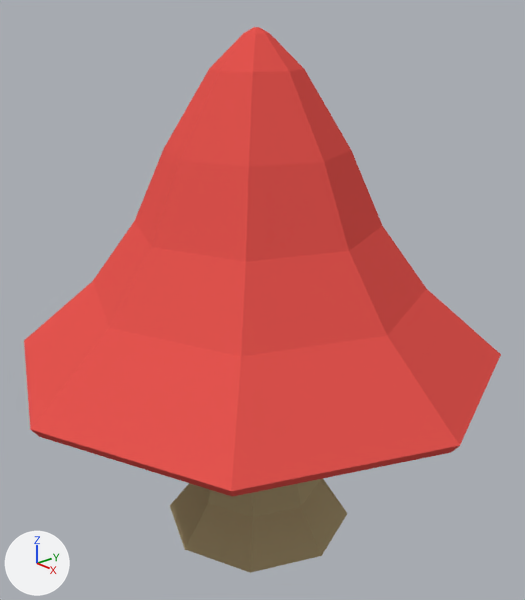
What one commit did to the Blender file Balloon/Mushroom2.blend.
The view is the same before and after, from a camera (50 mm lens) standing at (5.15, -4.41, 4.12) and looking at (0.04, 0.04, 1.52). The lights are fixed; the arrows at lower left show +X, +Y and +Z.

The scene before the commit, as lines of its bpy script (objects in view):
```python
me_cylinder = bpy.data.meshes.new('Cylinder')
me_cylinder.from_pydata(...)  # 128 vertices, 122 faces; spans x -2.44..2.44, y -2.44..2.44, z -1.0..4.06
# faces by material slot: [89, 33]
me_cylinder.materials.append(mat_mushroom_top)  # red #e75650
me_cylinder.materials.append(mat_mushroom_bottom)  # beige #aa9b75
ob_cylinder = bpy.data.objects.new('Cylinder', me_cylinder)
ob_cylinder.location = (0.0, 0.0, 0.0)
```
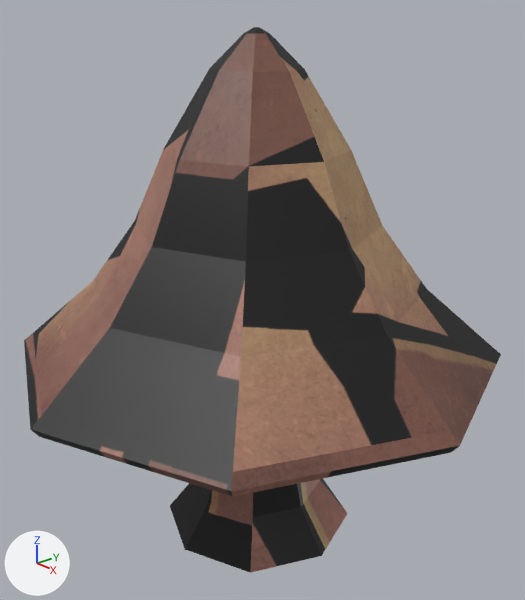
The newer file is also turned or shifted as a whole; pictures and numbers use the older file's frame.

Patch to the scene script:
```diff
--- a/Balloon/Mushroom2.blend.py
+++ b/Balloon/Mushroom2.blend.py
@@ img_mushroom_2_uv_001 @@
+img_mushroom_2_uv_001 = load_image('Mushroom_2_UV.001', '../UV Maps/Mushroom_1_UV.png', 2048, 2048, 'sRGB')
@@ mat_mushroom_2_uv_001 @@
+mat_mushroom_2_uv_001 = principled_material('Mushroom_2_UV.001')
+mat_mushroom_2_uv_001.texture = img_mushroom_2_uv_001
@@ me_cylinder @@
 me_cylinder.from_pydata(...)  # 128 vertices, 122 faces; spans x -2.44..2.44, y -2.44..2.44, z -1.0..4.06
 # used by ob_cylinder; location = (0.0, 0.0, 0.0)
+# me_cylinder part 1: all 89 faces that had it switch from mat_mushroom_top (red #e75650) to mat_mushroom_2_uv_001 (picture img_mushroom_2_uv_001)
+# me_cylinder part 2: all 33 faces that had it switch from mat_mushroom_bottom (beige #aa9b75) to mat_mushroom_2_uv_001 (picture img_mushroom_2_uv_001)
```

Boxes (x1, y1, x2, y2) around the edits, measured in the pictures (525 x 600 px):
part 1 of me_cylinder, recoloured
    both: (24, 27, 501, 497)
part 2 of me_cylinder, recoloured (brown to black)
    both: (170, 479, 348, 573)
